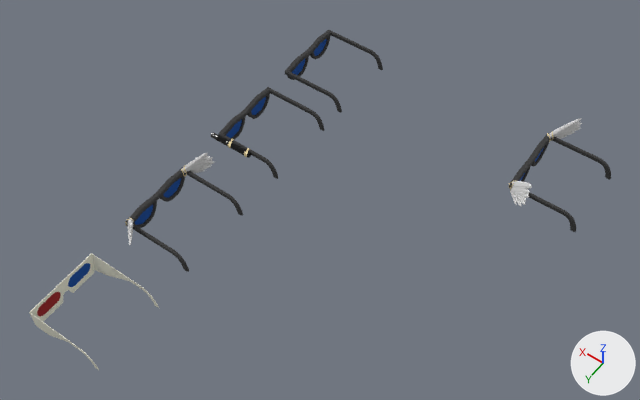
An edit to the FBX model assets/Brillen/models/bril3D.fbx, drawn before and after from the same camera.
Rendered twice from a 50 mm camera at (-158.2, 213.7, 243.8) aimed at (-50.4, 62.8, 6.7). The axes (+X, +Y, +Z) are drawn at lower right. The lights are the same throughout. Where no turn or scale is listed for an object, it has been applied to the vertices.

Objects in the first picture: '3DBril', 'bril', 'brilLazer', 'brilWings', 'brilWings.001'.
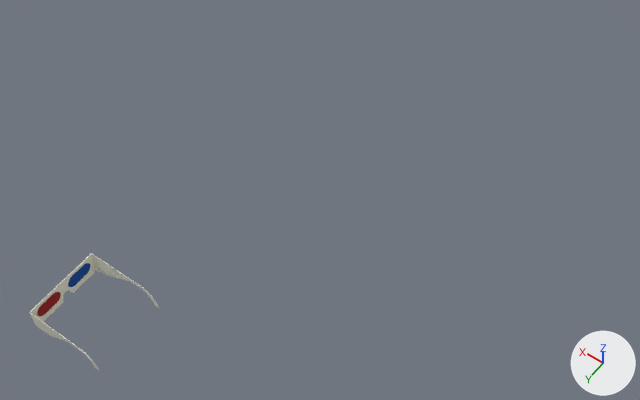
Commit message: 3D bril gefixed

Where the change shows, as pixel boxes [x1, y1, x2, y2] in the pictures (640 x 400 px):
'brilWings', deleted: before [125, 153, 243, 272]
    faces in mat_montuur (black #3b3b3b): [125, 167, 243, 272]
    faces in mat_wings (white #e7e7e7): [128, 153, 214, 245]
    faces in mat_glas (blue #004a9e): [134, 178, 181, 225]
'brilWings.001', deleted: before [509, 118, 611, 232]
    faces in mat_montuur (black #3b3b3b): [509, 133, 611, 232]
    faces in mat_wings (white #e7e7e7): [510, 118, 582, 206]
'brilLazer', deleted: before [211, 87, 325, 179]
    faces in mat_montuur (black #3b3b3b): [218, 87, 325, 179]
    faces in mat_glas (blue #004a9e): [226, 97, 266, 138]
    faces in mat_laserbody (black #000000): [217, 136, 251, 158]
'bril', deleted: before [285, 30, 383, 113]
    faces in mat_montuur (black #3b3b3b): [285, 30, 383, 113]
    faces in mat_glas (blue #004a9e): [292, 39, 327, 75]

The change in detail:
Object 'brilWings' (ob_brilwings) is deleted.
Object 'bril' (ob_bril) is deleted.
Object 'brilLazer' (ob_brillazer) is deleted.
Object 'brilWings.001' (ob_brilwings_001) is deleted.
